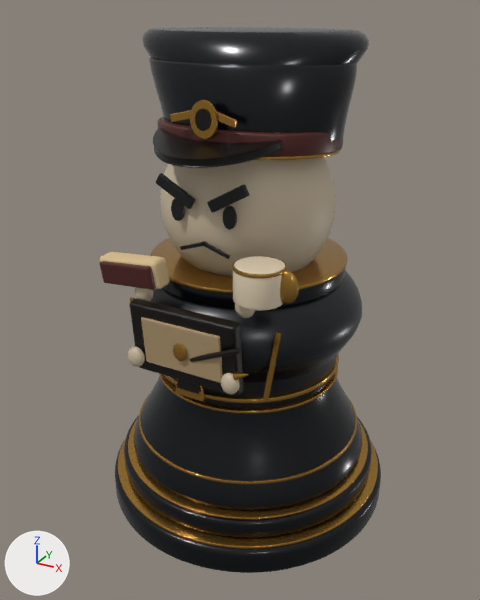
The glTF model frontend/public/models/matthias-home-canonical.glb: old version first, new version second.
One viewpoint serves both versions: a 50 mm camera at (1.22, -2.29, 2.05) aimed at (-0.02, -0.04, 0.93). The axes (+X, +Y, +Z) are drawn at lower left. The lights are the same throughout. The older version comes first. Where no turn or scale is listed for an object, it has been applied to the vertices. Vertices at exactly the same position are counted once.

The scene before the commit, as lines of its bpy script (objects in view):
```python
ob_classic_cap_band = bpy.data.objects.new('Classic cap band', me_cylinder_010)
ob_classic_cap_band.location = (0.0, -0.004, 1.615)
ob_classic_cap_crown = bpy.data.objects.new('Classic cap crown', me_classic_cap_crownmesh)
ob_classic_cap_crown.location = (0.0, 0.0, 0.0)
ob_classic_cap_top = bpy.data.objects.new('Classic cap top', me_classic_cap_topmesh)
ob_classic_cap_top.location = (0.0, 0.0, 0.0)
ob_classic_cap_visor = bpy.data.objects.new('Classic cap visor', me_classic_cap_visormesh)
ob_classic_cap_visor.location = (0.0, -0.02, 1.665)
ob_classic_neck_plinth = bpy.data.objects.new('Classic neck plinth', me_cylinder_008)
ob_classic_neck_plinth.location = (0.0, 0.0, 1.082)
ob_classic_plinth_upper_brass_edge = bpy.data.objects.new('Classic plinth upper brass edge', me_cylinder_003)
ob_classic_plinth_upper_brass_edge.location = (0.0, 0.0, 0.222)
# also in view: 'Head' at (0.0, -0.01, 1.35); 'Classic lower pawn' at (0.0, 0.0, 0.66); 'RoutineBook' at (0.0, -0.49, 0.92); 'RoutineCup' at (0.26, -0.42, 1.2); 'Classic waist service ring' at (0.0, 0.0, 0.66)
```
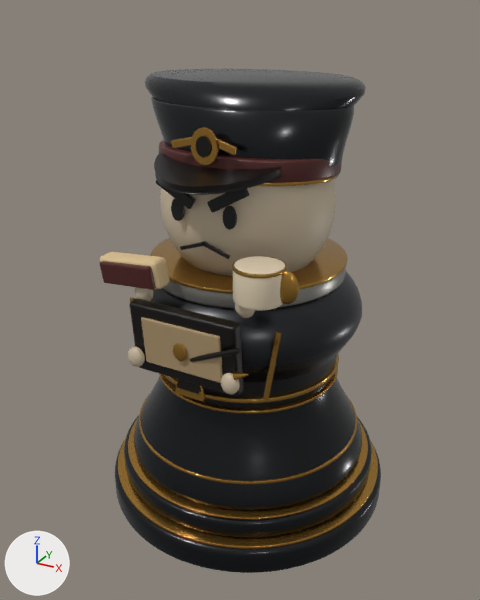
Patch to the scene script:
```diff
--- a/frontend/public/models/matthias-home-canonical.glb.py
+++ b/frontend/public/models/matthias-home-canonical.glb.py
@@ mat_classic_pale_steel_collar @@
+mat_classic_pale_steel_collar = principled_material('classic pale steel collar')
+mat_classic_pale_steel_collar.base_color = (0.3, 0.29, 0.26)  # grey #95938b
+mat_classic_pale_steel_collar.metallic = 0.55
+mat_classic_pale_steel_collar.roughness = 0.32
@@ me_classic_cap_crownmesh @@
 # used by ob_classic_cap_crown; location = (0.0, 0.0, 0.0)
-me_classic_cap_crownmesh.from_pydata(...)  # 1440 vertices, 2876 faces; spans x -0.449..0.383, y -0.27..0.359, z 1.615..1.875
+me_classic_cap_crownmesh.from_pydata(...)  # 1440 vertices, 2876 faces; spans x -0.449..0.383, y -0.27..0.359, z 1.615..1.818
+# me_classic_cap_crownmesh part 1: all 960 vertices in x -0.449..0.383, y -0.27..0.359, z 1.67..1.875 are scaled about their middle by (1, 1, 0.777), then moved by (0.0, 0.0, -0.035)
 me_classic_cap_crownmesh.materials.append(mat_classic_midnight_pawn)
@@ me_classic_cap_topmesh @@
 # used by ob_classic_cap_top; location = (0.0, 0.0, 0.0)
-me_classic_cap_topmesh.from_pydata(...)  # 1790 vertices, 3576 faces; spans x -0.53..0.395, y -0.212..0.459, z 1.866..1.974
+me_classic_cap_topmesh.from_pydata(...)  # 1744 vertices, 3484 faces; spans x -0.53..0.395, y -0.212..0.459, z 1.811..1.895
+# me_classic_cap_topmesh part 2: 1790 vertices removed from x -0.53..0.395, y -0.212..0.459, z 1.866..1.974; 1744 vertices added at x -0.53..0.395, y -0.212..0.459, z 1.811..1.895
 me_classic_cap_topmesh.materials.append(mat_classic_midnight_pawn)
@@ me_cylinder_008 @@
 me_cylinder_008.from_pydata(...)  # 928 vertices, 1852 faces; spans x -0.398..0.398, y -0.398..0.398, z -0.033..0.033
-me_cylinder_008.materials.append(mat_classic_midnight_pawn)  # black #080b11
+me_cylinder_008.materials.append(mat_classic_pale_steel_collar)  # grey #95938b
@@ ob_classic_cap_band @@
 ob_classic_cap_band = bpy.data.objects.new('Classic cap band', me_cylinder_010)
-ob_classic_cap_band.location = (0.0, -0.004, 1.615)
+ob_classic_cap_band.location = (0.0, -0.004, 1.525)
@@ ob_classic_cap_crown @@
 ob_classic_cap_crown = bpy.data.objects.new('Classic cap crown', me_classic_cap_crownmesh)
-ob_classic_cap_crown.location = (0.0, 0.0, 0.0)
+ob_classic_cap_crown.location = (0.0, 0.0, -0.09)
@@ ob_classic_cap_top @@
 ob_classic_cap_top = bpy.data.objects.new('Classic cap top', me_classic_cap_topmesh)
-ob_classic_cap_top.location = (0.0, 0.0, 0.0)
+ob_classic_cap_top.location = (0.0, 0.0, -0.09)
@@ ob_classic_cap_visor @@
 ob_classic_cap_visor = bpy.data.objects.new('Classic cap visor', me_classic_cap_visormesh)
-ob_classic_cap_visor.location = (0.0, -0.02, 1.665)
+ob_classic_cap_visor.location = (0.0, -0.02, 1.575)
```

Pixel boxes [x1, y1, x2, y2] of what changed, in the pictures (480 x 600 px):
'Classic cap crown', reshaped, moved (18% shorter)
    before: [149, 57, 357, 141]
    after: [151, 97, 354, 166]
'Classic cap top', reshaped, moved (8% taller)
    before: [142, 27, 369, 65]
    after: [145, 69, 366, 110]
'Classic cap visor', moved
    before: [153, 128, 282, 168]
    after: [154, 153, 282, 195]
'Classic cap band', moved
    before: [158, 116, 343, 157]
    after: [159, 140, 342, 183]
'Classic neck plinth', recoloured (black to grey)
    both: [162, 268, 346, 309]
